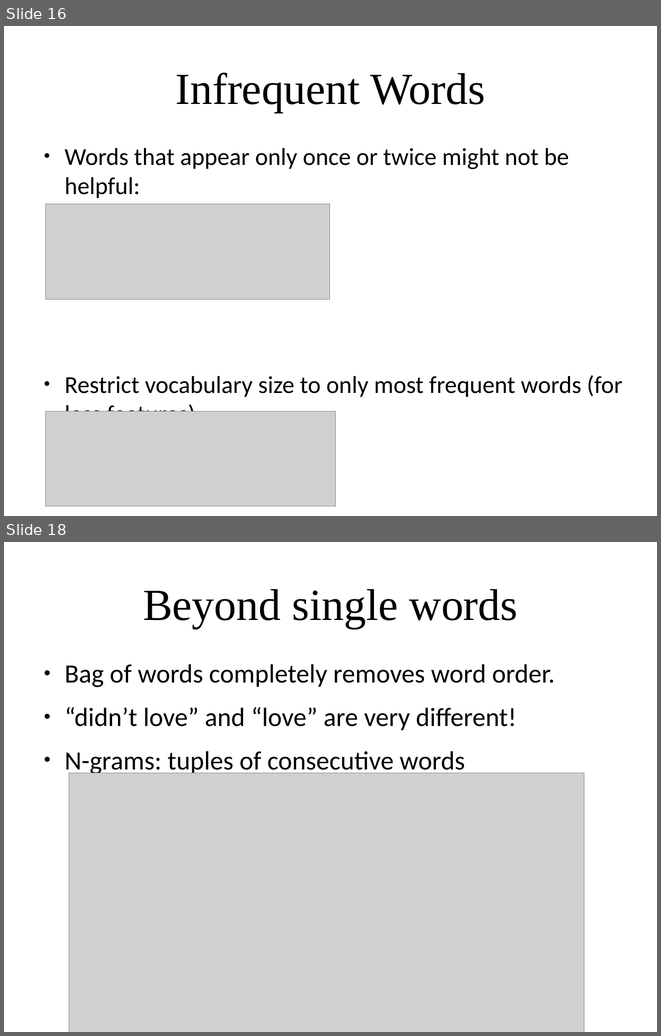
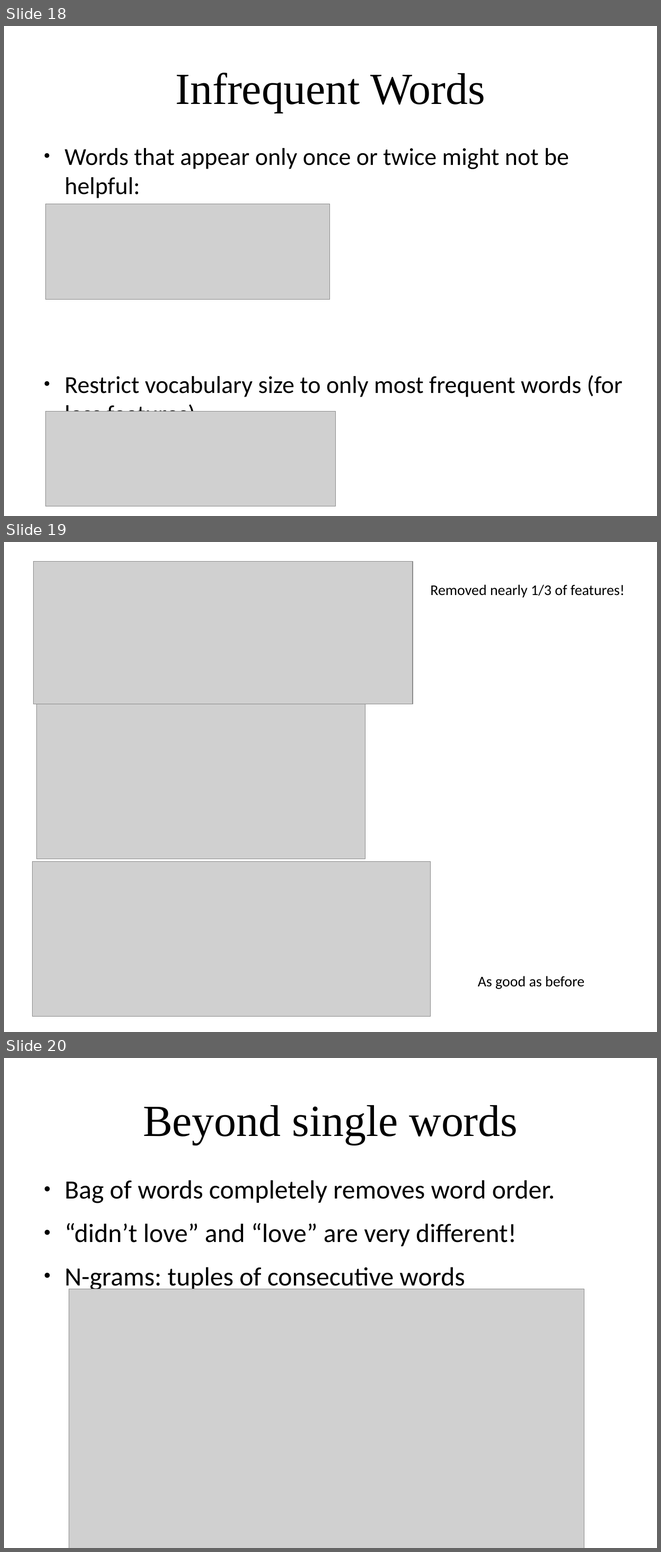
Before and after one commit to amueller/applied_ml_spring_2017, a slide deck: slides/aml-19-040317.odp. Shown one above the other, each under a label of ours: slides 16 and 18 before the commit, slides 18, 19 and 20 after it; the slides between them are not shown. The pictures are 661x1036 and 661x1552 pixels, drawn with LibreOffice and Linux fonts; fonts in the diff are those of the drawing; grey boxes stand for pictures. Boxes give left, top, right and bottom in pixels: in the first picture for what was removed or moved away, otherwise in the second. Text is boxed around its words. In the diff, an @@ line names an element or a change of style, - is before the commit and + after.

```diff
--- a/slides/aml-19-040317.odp
+++ b/slides/aml-19-040317.odp
@@ slide 19 added at <box>4,542,657,1032</box>, background #FFFFFF @@
@@ picture added at <box>34,562,413,704</box> @@
@@ text added at <box>430,584,625,598</box>, 18 pt, text #000000 @@
+Removed nearly 1/3 of features!
@@ picture added at <box>36,704,365,858</box> @@
@@ picture added at <box>33,862,431,1016</box> @@
@@ text added at <box>478,976,584,989</box>, 18 pt, text #000000 @@
+As good as before
@@ what was slide 16 is now slide 18 @@
@@ what was slide 18 is now slide 20 @@
```
Also in this commit, not shown: 2 slides changed, 23 other slides added, 6 slides removed, 2 other files.
